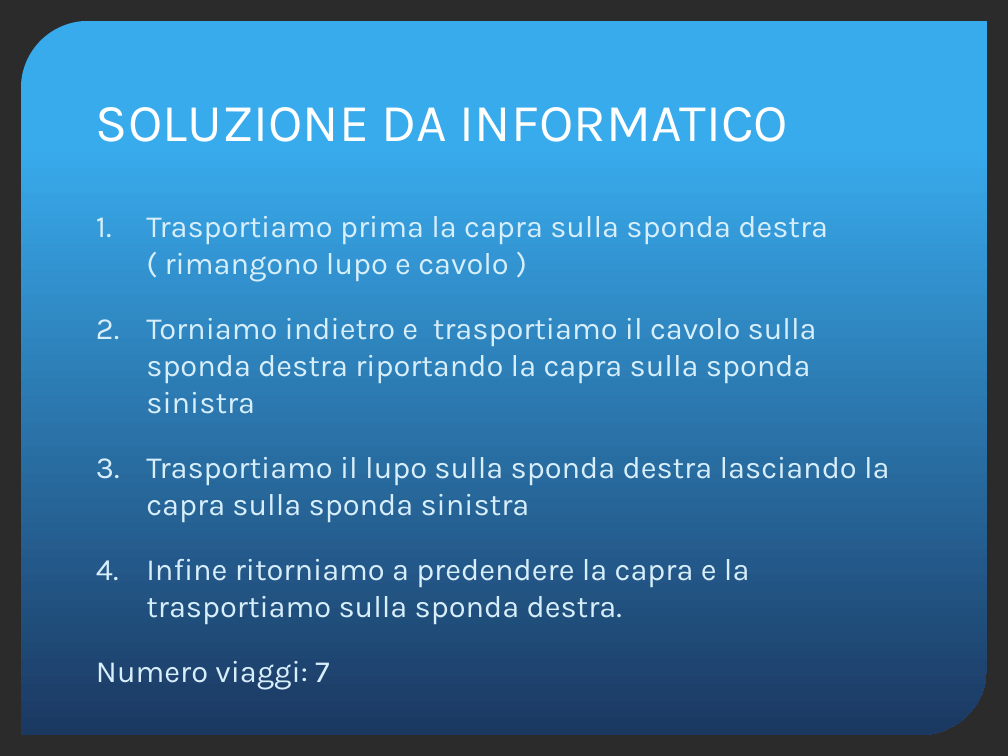
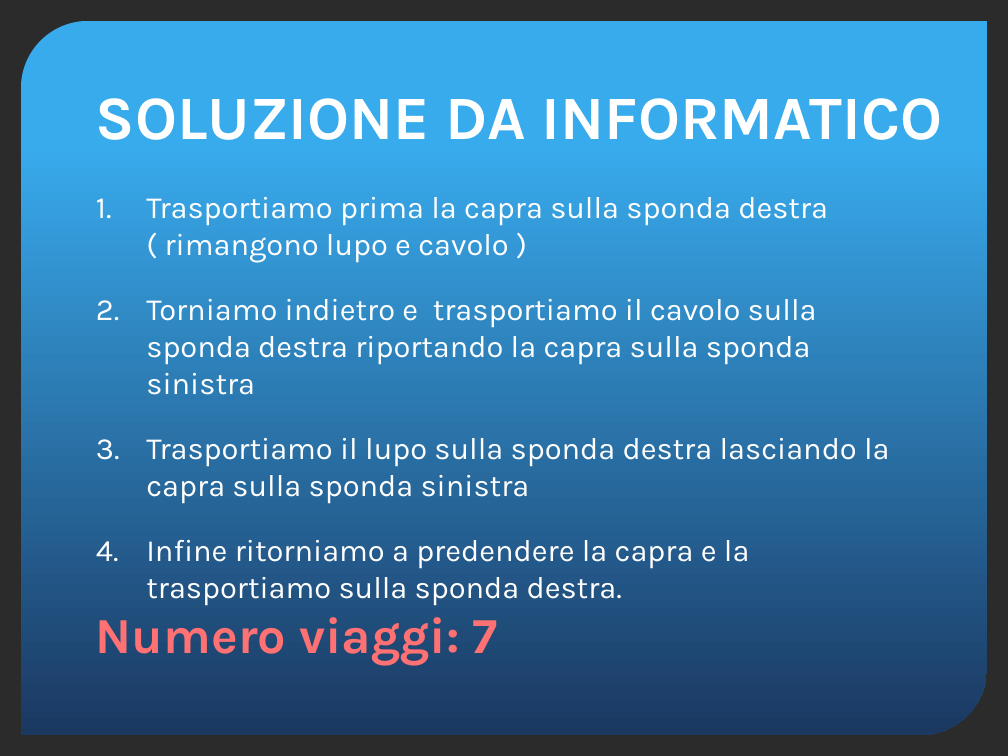
Before and after one commit to yan0z/ISW, a slide deck: slide 8 of Quesito4-presentazione.pptx. Drawn at 1008x756 pixels with LibreOffice and Linux fonts; fonts in the diff are those of the drawing; background and template pictures are left out; a plain dark background stands for a picture behind light text. Boxes give left, top, right and bottom in pixels: in the first picture for what was removed or moved away, otherwise in the second. Text is boxed around its words. In the diff, an @@ line names an element or a change of style, - is before the commit and + after.

```diff
--- a/Quesito4-presentazione.pptx
+++ b/Quesito4-presentazione.pptx
@@ title "SOLUZIONE DA INFORMATICO" at [96, 98, 942, 140]: size 38 to 44 pt, bold on @@
@@ text at [146, 197, 890, 605]: paragraph removed @@
-Numero viaggi: 7
@@ text "Trasportiamo prima la capra sulla ...": place and size @@
-text "Trasportiamo prima la capra sulla ..." at [146, 216, 890, 624]
+text "Trasportiamo prima la capra sulla ..." at [146, 197, 890, 605]
@@ text "Trasportiamo prima la capra sulla ..." at [146, 197, 890, 605]: text colour #D7EEFB to #FFFFFF @@
@@ text added at [96, 617, 498, 665], 36 pt, text #FF7172, bold @@
+Numero viaggi: 7
```
Also in this commit, not shown: 9 other slides changed, 1 slide removed.
